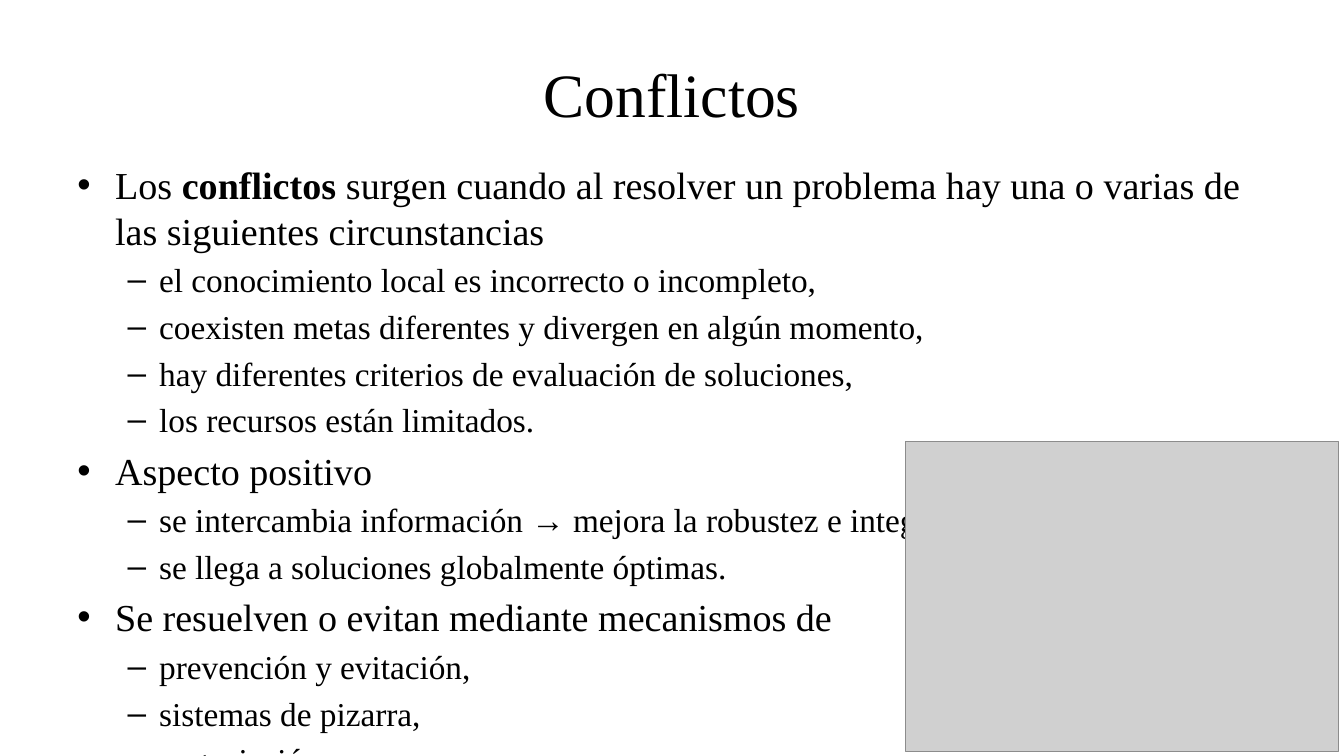
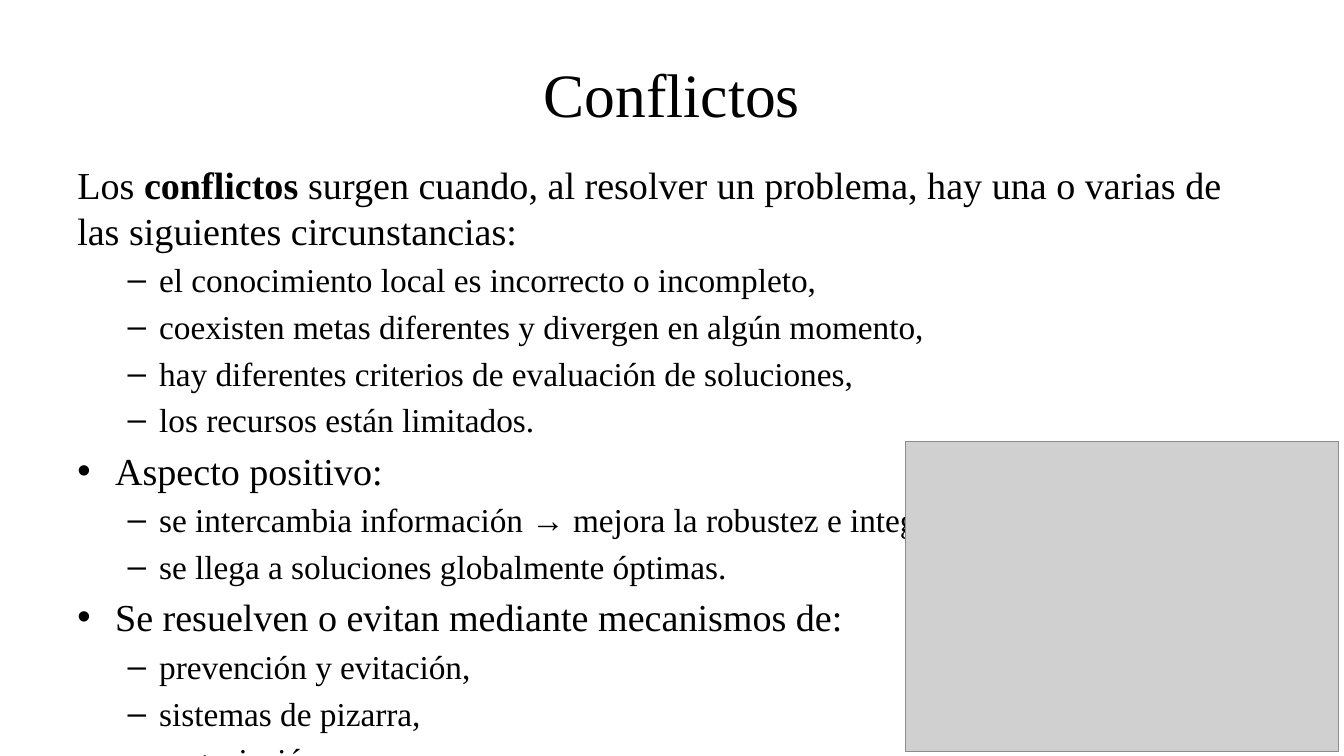
Before and after one commit to fsancho/Modelado-Analisis-Complejidad, a slide deck: slide 17 of Bloque II. SMA/II.1. Sistemas Multiagente.pptx. Drawn at 1344x756 pixels with LibreOffice and Linux fonts; fonts in the diff are those of the drawing; grey boxes stand for pictures. Boxes give left, top, right and bottom in pixels: in the first picture for what was removed or moved away, otherwise in the second. Text is boxed around its words. In the diff, an @@ line names an element or a change of style, - is before the commit and + after.

```diff
--- a/Bloque II. SMA/II.1. Sistemas Multiagente.pptx
+++ b/Bloque II. SMA/II.1. Sistemas Multiagente.pptx
@@ text at [77,172,1221,252]: text changed @@
-• Los conflictos surgen cuando al resolver un problema hay una o varias de las siguientes circunstancias
+Los conflictos surgen cuando, al resolver un problema, hay una o varias de las siguientes circunstancias:
@@ text at [115,459,382,492]: text changed @@
-• Aspecto positivo
+• Aspecto positivo:
@@ text at [115,604,843,632]: text changed @@
-• Se resuelven o evitan mediante mecanismos de
+• Se resuelven o evitan mediante mecanismos de:
```
Also in this commit, not shown: 8 other slides changed.
